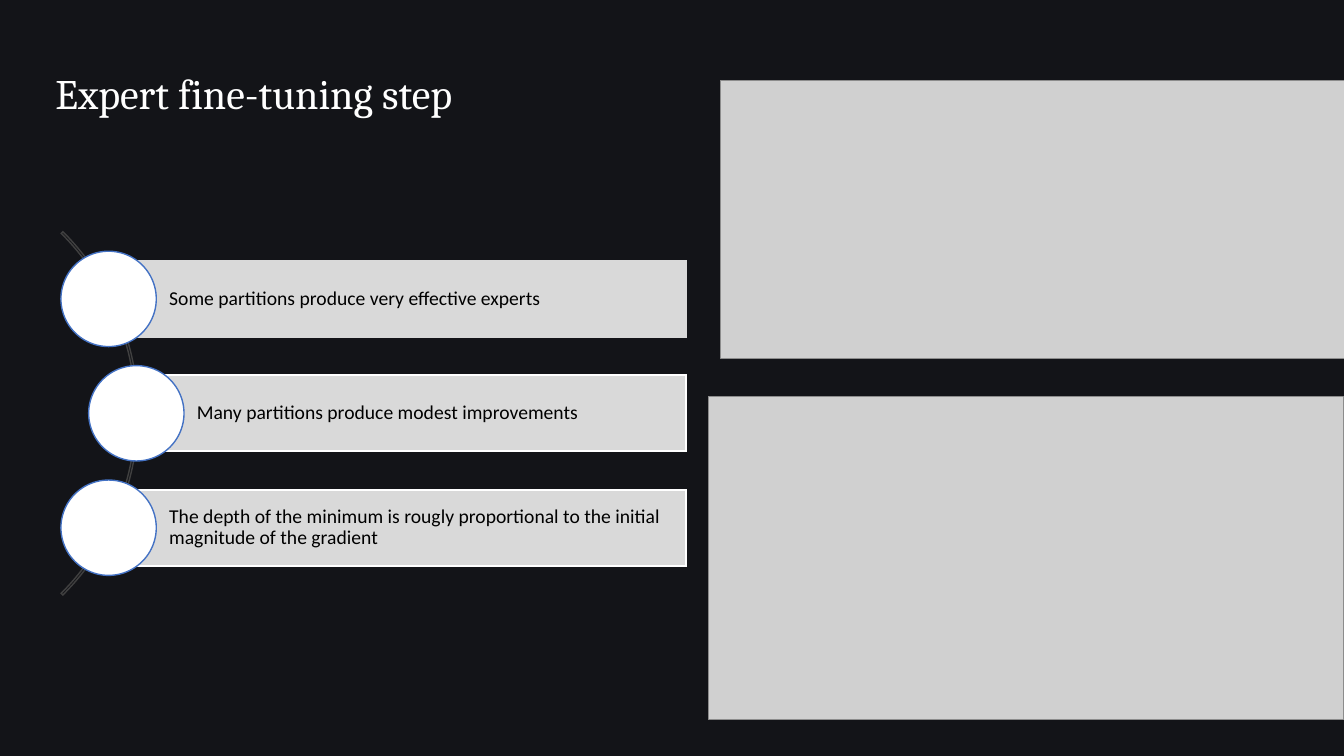
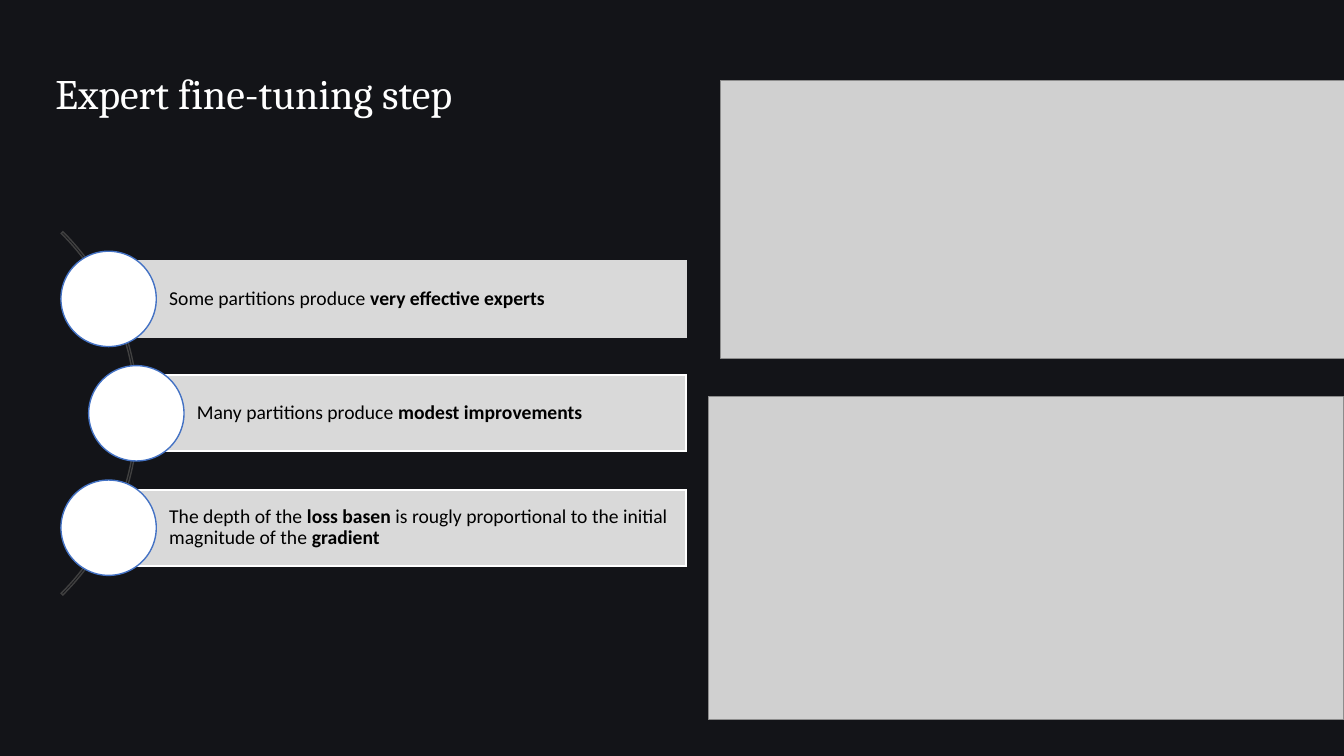
Before and after one commit to Omega97/masters-thesis-unsupervised-bucketing, a slide deck: slide 19 of Presentation/Chess_MoE_defense.pptx (slide 17 before the commit). Drawn at 1344x756 pixels with LibreOffice and Linux fonts; fonts in the diff are those of the drawing; grey boxes stand for pictures. Boxes give left, top, right and bottom in pixels: in the first picture for what was removed or moved away, otherwise in the second. Text is boxed around its words. In the diff, an @@ line names an element or a change of style, - is before the commit and + after.

```diff
--- a/Presentation/Chess_MoE_defense.pptx
+++ b/Presentation/Chess_MoE_defense.pptx
@@ text "Some partitions produce very effective ..." at box(169, 291, 545, 308): bold on in "very effective experts" @@
@@ text "Many partitions produce modest improvements" at box(197, 405, 582, 422): bold on in "modest improvements" @@
@@ text at box(169, 509, 667, 548): text changed @@
-The depth of the minimum is rougly proportional to the initial magnitude of the gradient
+The depth of the loss basen is rougly proportional to the initial magnitude of the gradient
```
Also in this commit, not shown: 4 other slides changed, 2 slides added.
